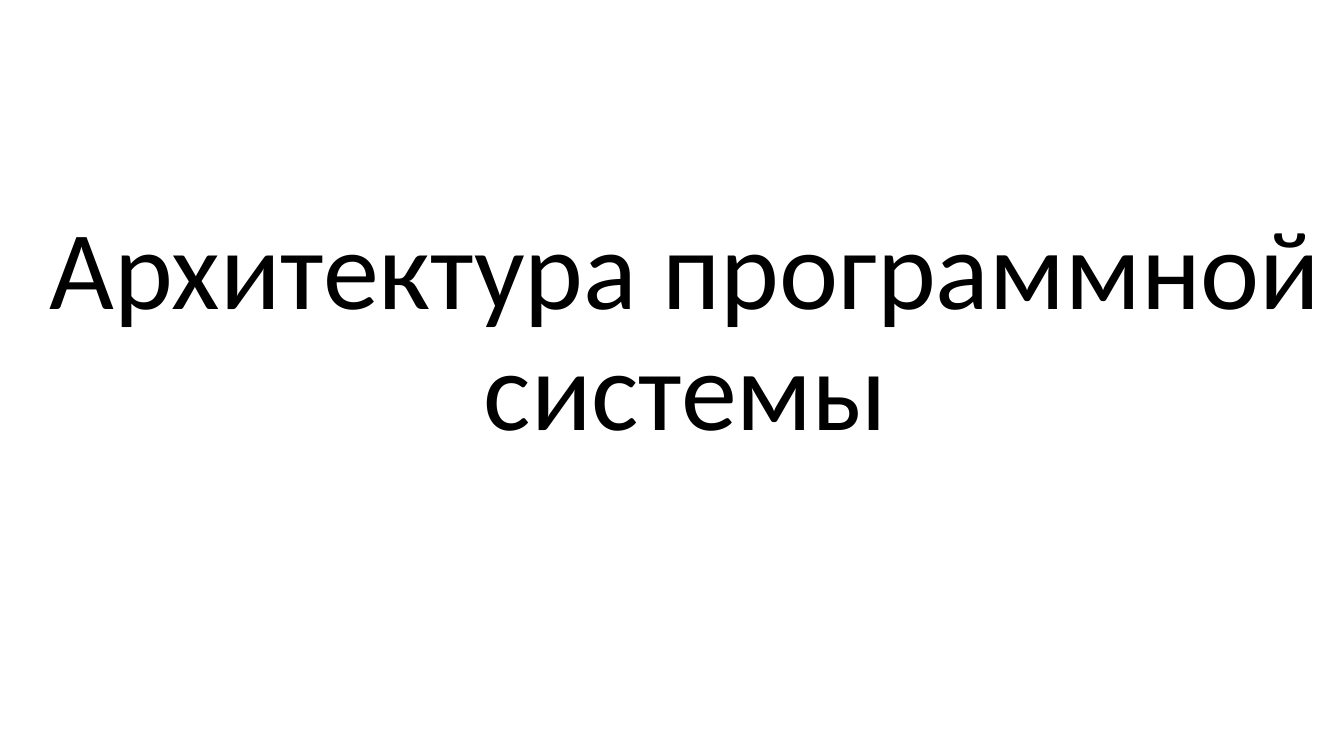
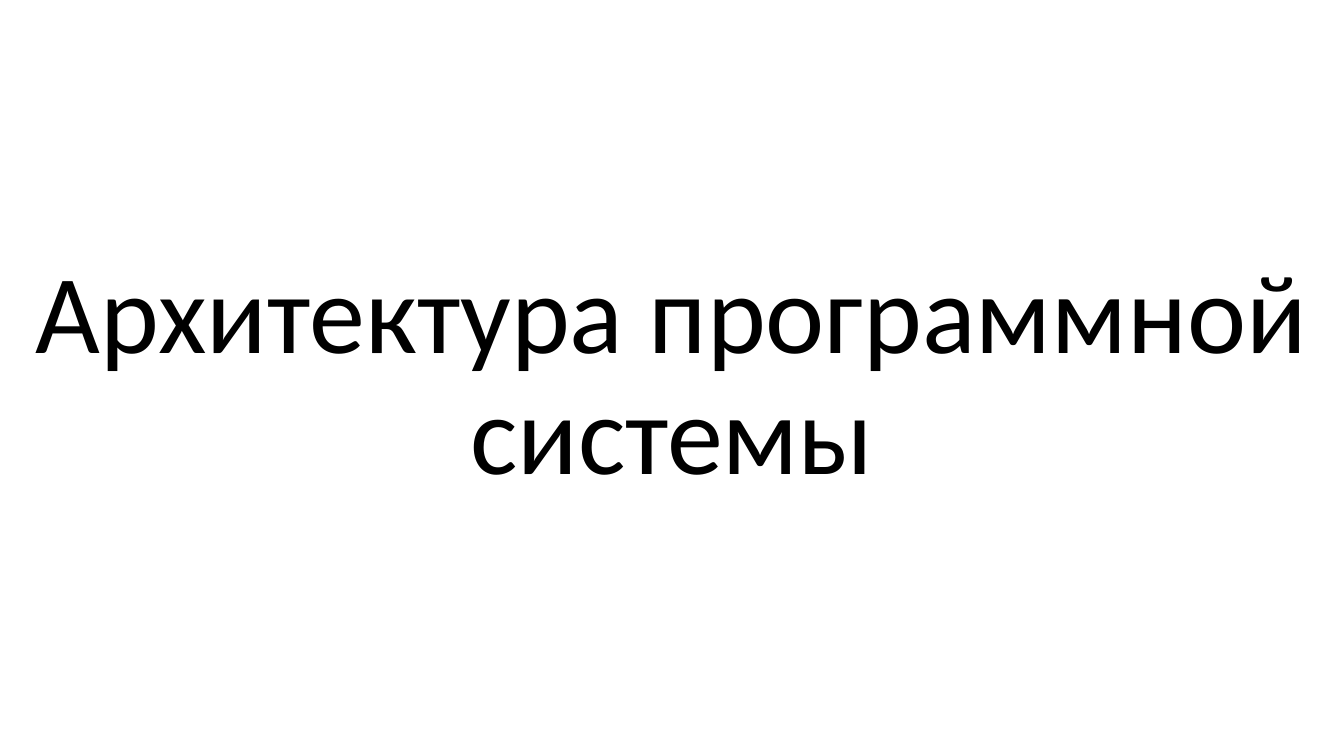
Before and after one commit to sevoster/hybrid-decision-making-system, a slide deck: slide 22 of docs/Синтетическая Презентация.pptx. Drawn at 1344x756 pixels with LibreOffice and Linux fonts; fonts in the diff are those of the drawing. Boxes give left, top, right and bottom in pixels: in the first picture for what was removed or moved away, otherwise in the second. Text is boxed around its words. In the diff, an @@ line names an element or a change of style, - is before the commit and + after.

```diff
--- a/docs/Синтетическая Презентация.pptx
+++ b/docs/Синтетическая Презентация.pptx
@@ text "Архитектура программной системы": place and size @@
-text "Архитектура программной системы" at (49, 233, 1320, 431)
+text "Архитектура программной системы" at (36, 277, 1307, 475)
```
Also in this commit, not shown: 18 other slides changed, 1 slide added, 1 slide removed, 2 other files.
